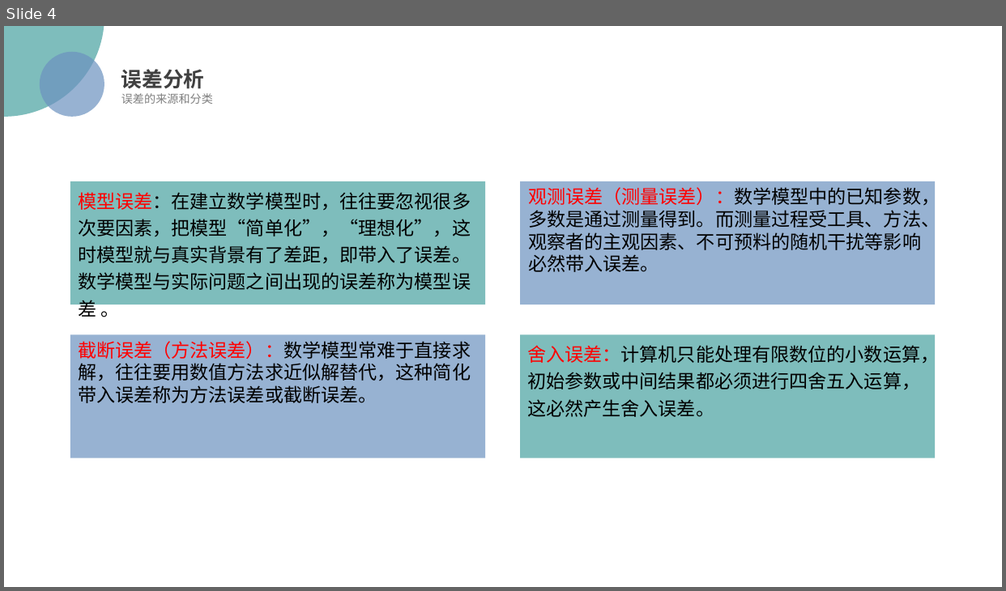
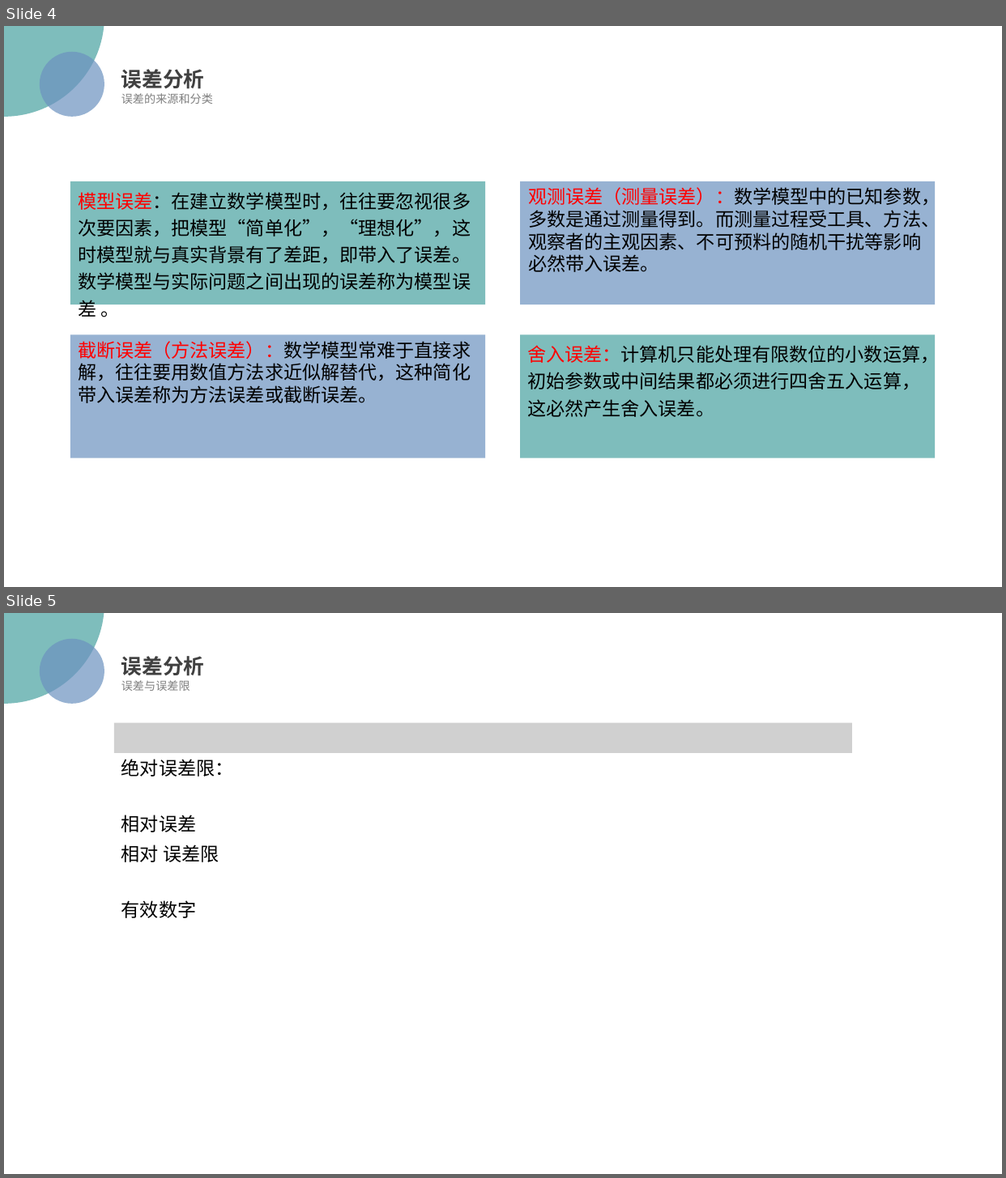
Before and after one commit to StevenEco/MachineLearning-Math, a slide deck: PPT/Numerical Analysis.pptx. Shown one above the other, each under a label of ours: slide 4 before the commit, slides 4 and 5 after it. The pictures are 1006x591 and 1006x1178 pixels, drawn with LibreOffice and Linux fonts; fonts in the diff are those of the drawing; grey boxes stand for pictures; background and template pictures are left out. Boxes give left, top, right and bottom in pixels: in the first picture for what was removed or moved away, otherwise in the second. Text is boxed around its words. In the diff, an @@ line names an element or a change of style, - is before the commit and + after.

```diff
--- a/PPT/Numerical Analysis.pptx
+++ b/PPT/Numerical Analysis.pptx
@@ slide 5 added at [4,613,1002,1174], background picture (left out) @@
@@ ellipse added at [4,613,104,704], fill #48A2A0 at 70% opacity @@
@@ ellipse added at [39,638,104,704], fill #6C92C0 at 70% opacity @@
@@ text added at [121,656,205,676], 20 pt, text #404040, bold @@
+误差分析
@@ text added at [121,680,190,691], 11 pt, text #808080 @@
+误差与误差限
@@ picture added at [114,723,852,753] @@
@@ text added at [121,759,234,777], 18 pt, text #000000 @@
+绝对误差限：
@@ text added at [121,815,196,833], 18 pt, text #000000 @@
+相对误差
@@ text added at [121,845,219,862], 18 pt, text #000000 @@
+相对 误差限
@@ text added at [121,901,196,918], 18 pt, text #000000 @@
+有效数字
```
Also in this commit, not shown: 2 other slides added.
